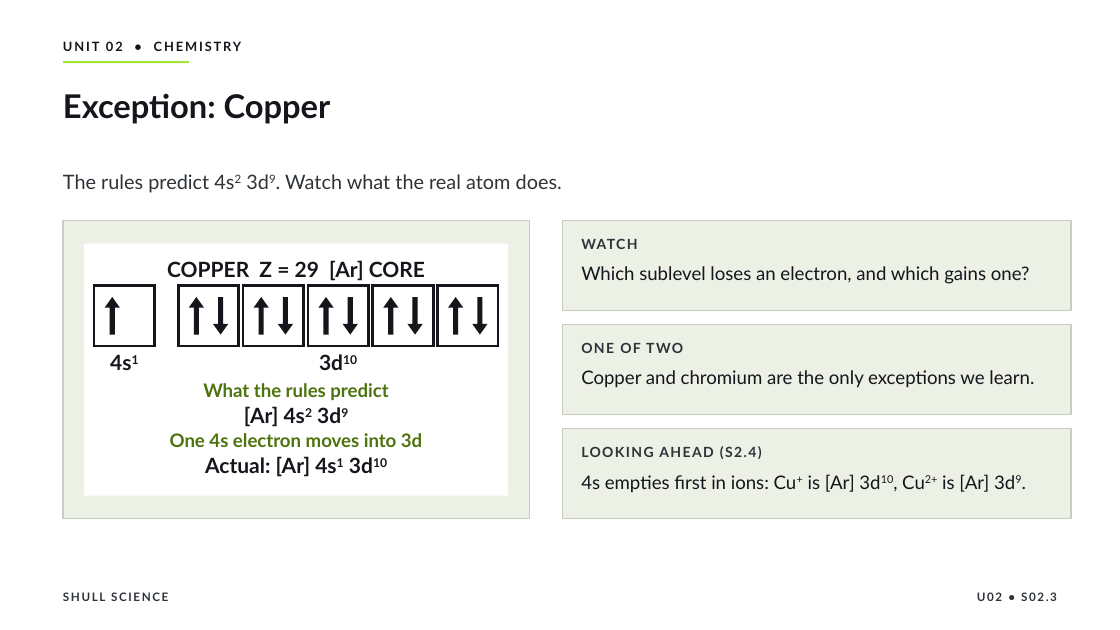
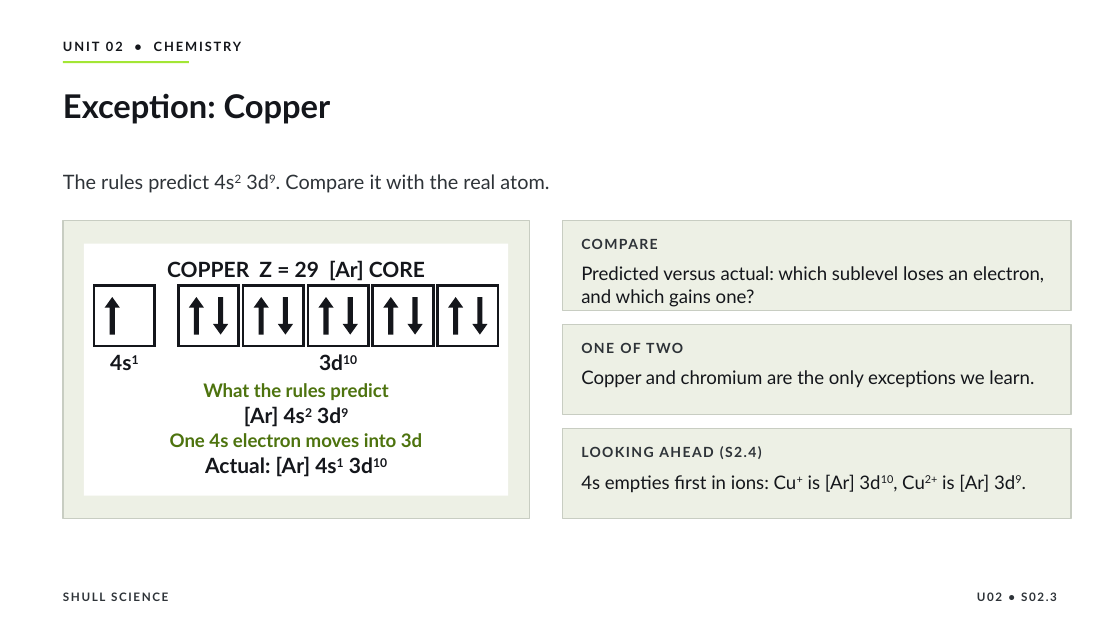
Before and after one commit to Hayabusa015/WorkWork, a slide deck: slide 22 of deliverables/chem-u02/SHULL_CHEM_Slides_U02_S02.3_Static.pptx. Drawn at 1120x630 pixels with LibreOffice and Linux fonts; fonts in the diff are those of the drawing. Boxes give left, top, right and bottom in pixels: in the first picture for what was removed or moved away, otherwise in the second. Text is boxed around its words. In the diff, an @@ line names an element or a change of style, - is before the commit and + after.

```diff
--- a/deliverables/chem-u02/SHULL_CHEM_Slides_U02_S02.3_Static.pptx
+++ b/deliverables/chem-u02/SHULL_CHEM_Slides_U02_S02.3_Static.pptx
@@ text at (63,174,549,193): text changed @@
-The rules predict 4s2 3d9. Watch what the real atom does.
+The rules predict 4s2 3d9. Compare it with the real atom.
@@ text at (581,239,658,249): text changed @@
-WATCH
+COMPARE
@@ text at (581,266,1044,307): text changed @@
-Which sublevel loses an electron, and which gains one?
+Predicted versus actual: which sublevel loses an electron, and which gains one?
```
Also in this commit, not shown: 4 other slides changed, 2 other files.
